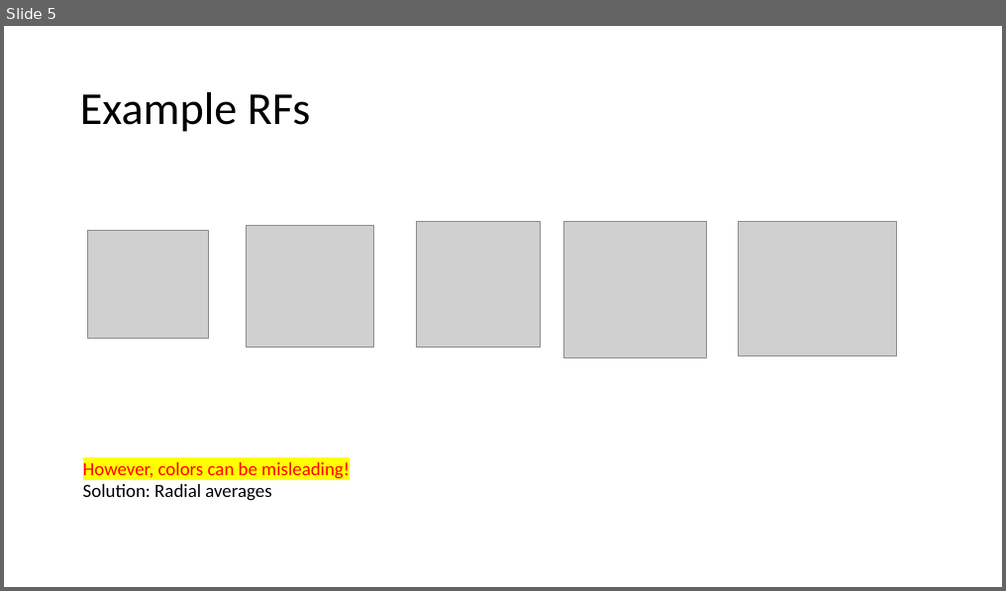
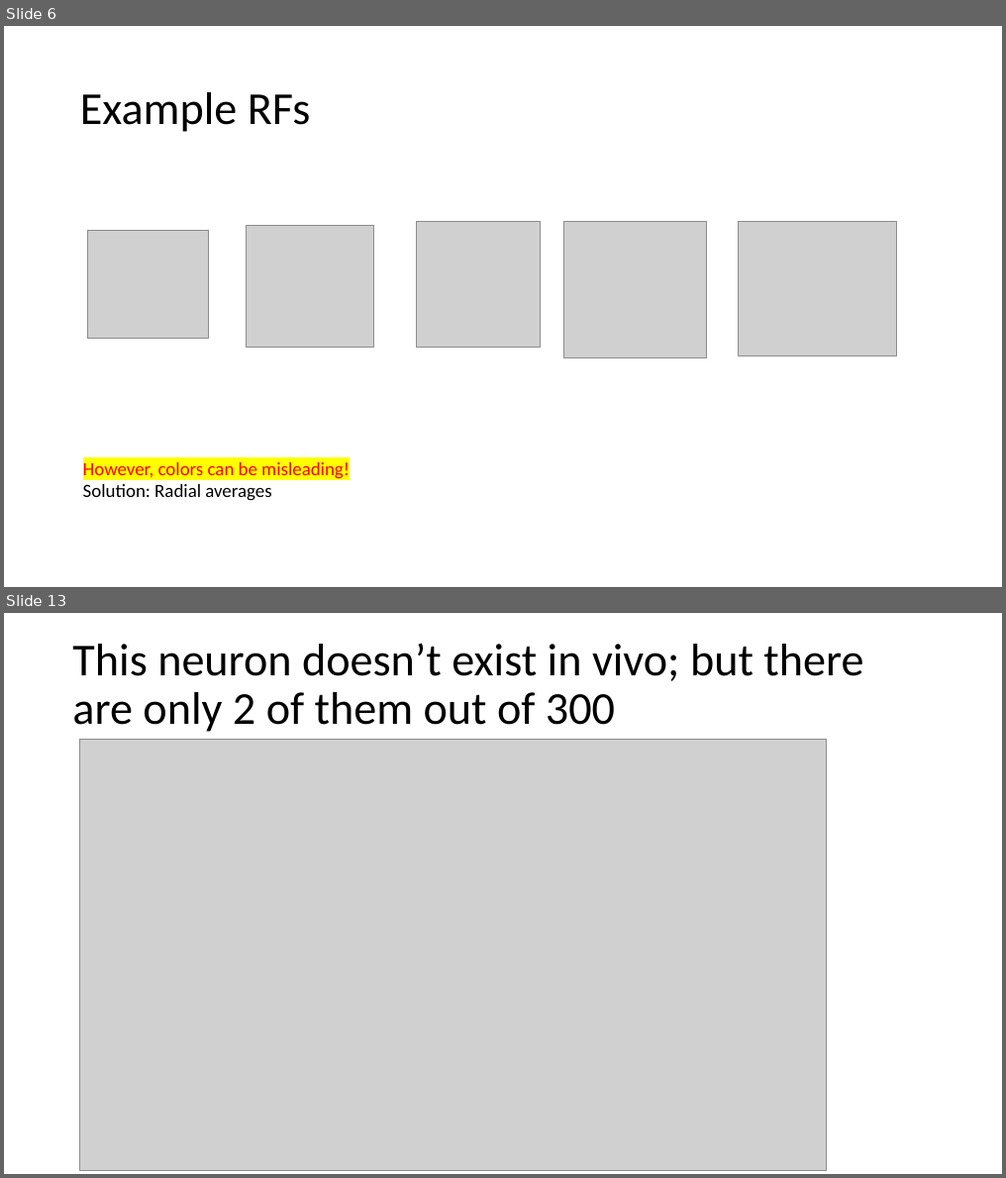
Before and after one commit to pearsonlab/efficientcodingcolor, a slide deck: Meetings/Lab meetings/February_5th_2024.pptx. Shown one above the other, each under a label of ours: slide 5 before the commit, slides 6 and 13 after it; the slides between them are not shown. The pictures are 1006x591 and 1006x1178 pixels, drawn with LibreOffice and Linux fonts; fonts in the diff are those of the drawing; grey boxes stand for pictures. Boxes give left, top, right and bottom in pixels: in the first picture for what was removed or moved away, otherwise in the second. Text is boxed around its words. In the diff, an @@ line names an element or a change of style, - is before the commit and + after.

```diff
--- a/Meetings/Lab meetings/February_5th_2024.pptx
+++ b/Meetings/Lab meetings/February_5th_2024.pptx
@@ slide 13 added at (4, 613, 1002, 1174), background #FFFFFF @@
@@ title added at (72, 643, 863, 732), 44 pt, text #000000 @@
+This neuron doesn’t exist in vivo; but there are only 2 of them out of 300
@@ picture added at (79, 740, 827, 1171) @@
@@ what was slide 5 is now slide 6 @@
```
Also in this commit, not shown: 4 other slides added, 1 slide removed, 1 other file.
